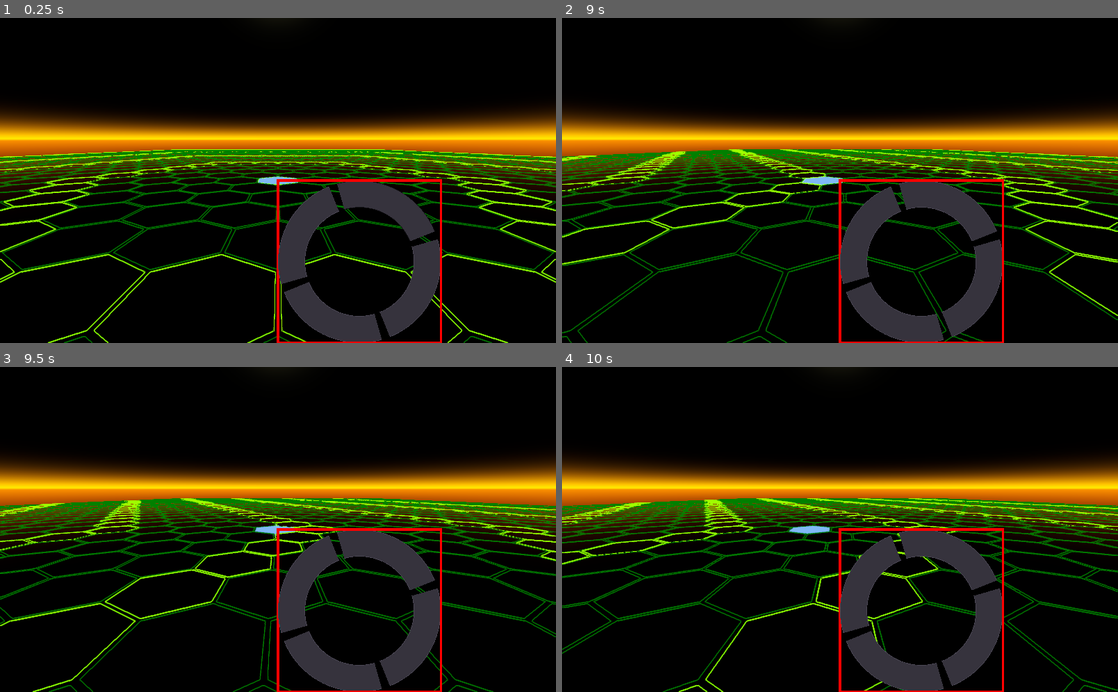
Above: before the commit, frames 1-4 (two rows, left to right).
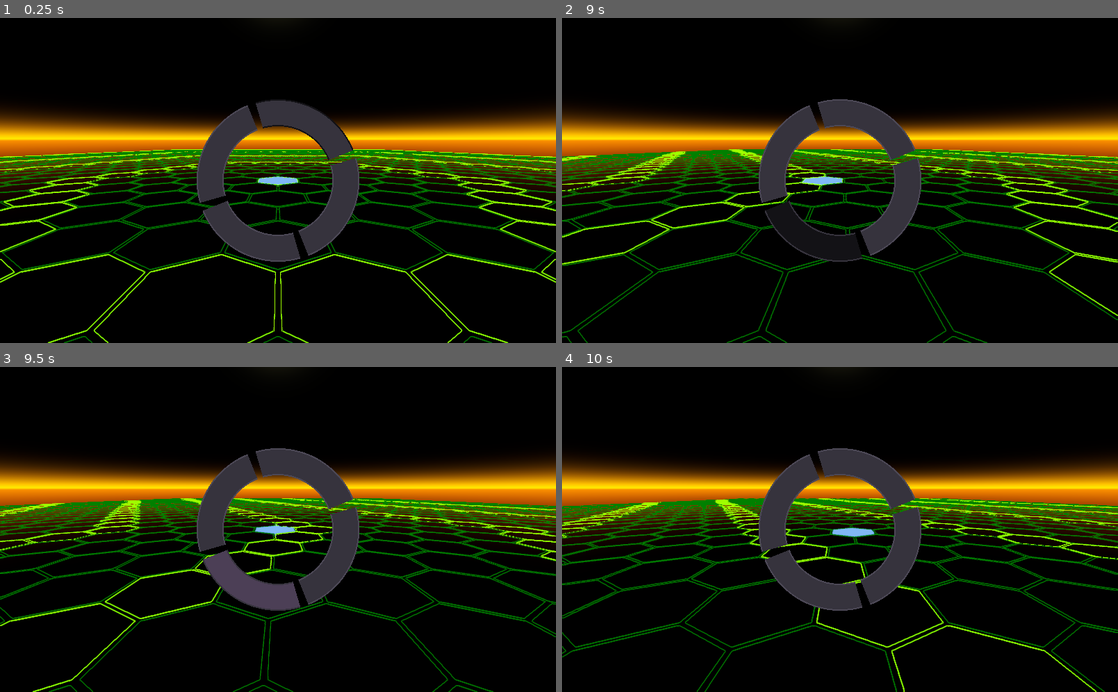
Above: after the commit, the same moments.

Repository: ObsidianBlk/Twin-Sticky
Game: Godot game, scene res://ArenaEditor/ArenaEditor.tscn
Same seed, same stepped clock (60 frames per second), same inputs: the game is played once before the commit and once after it. This scene is started directly instead of the project's main scene.
Inputs (mouse positions are in pixels of both pictures, inside the frame that each line leads up to):
- Up to frame 1 (0.25 s): no input
- Up to frame 2 (9 s): tap Enter at 0.5 s; hold D (booster_right) 0.53-1.28 s; hold Middle mouse button (orbit_enable) 0.53-1.28 s; click (840, 180) at 0.67 s; tap Space (booster_jump) at 0.77, 1.52, 3.02, 3.77, 4.52, 6.02, 6.77, 7.52 s; move the mouse to (923, 261) at 1.27 s; hold S (booster_backward) 1.28-2.03 s; tap ` (terminal) at 1.35, 4.35, 7.35 s; click (923, 261) at 1.42 s; hold D (booster_right) 2.03-2.78 s; hold , (zoom_in) 2.03-2.78 s; click (923, 261) at 2.17 s; hold W (booster_forward) 2.78-3.53 s; tap . (zoom_out) at 2.85, 5.85, 8.85 s; click (923, 261) at 2.92 s; hold Middle mouse button (orbit_enable) 3.53-4.28 s; hold A (booster_left) 3.53-5.03 s; click (923, 261) at 3.67 s; move the mouse to (673, 131) at 4.27 s; click (673, 131) at 4.42 s; move the mouse to (867, 180) at 5.02 s; hold S (booster_backward) 5.03-5.78 s; hold , (zoom_in) 5.03-5.78 s; click (867, 180) at 5.17 s; move the mouse to (756, 99) at 5.77 s; hold D (booster_right) 5.78-6.53 s; click (756, 99) at 5.92 s; move the mouse to (962, 164) at 6.52 s; hold W (booster_forward) 6.53-7.28 s; hold Middle mouse button (orbit_enable) 6.53-7.28 s; click (962, 164) at 6.67 s; move the mouse to (728, 196) at 7.27 s; hold D (booster_right) 7.28-8.03 s; click (728, 196) at 7.42 s; move the mouse to (895, 109) at 8.02 s; hold S (booster_backward) 8.03-8.78 s; hold , (zoom_in) 8.03-8.78 s; click (895, 109) at 8.17 s; move the mouse to (812, 245) at 8.77 s; hold A (booster_left) from 8.78 s (still down); click (812, 245) at 8.92 s
- Up to frame 3 (9.5 s): keep holding A (booster_left); tap Space (booster_jump) at 9.02 s
- Up to frame 4 (10 s): move the mouse to (1006, 578) at 9.52 s; release A (booster_left) at 9.53 s; hold W (booster_forward) from 9.53 s (still down); hold Middle mouse button (orbit_enable) from 9.53 s (still down); click (1006, 578) at 9.67 s; tap Space (booster_jump) at 9.77 s

The runs differ from the first frame. In frame 1, 11% of the frame differs, in the area x 35-80%, y 25-100%; in frame 2, 10%; in frame 3, 11%; in frame 4, 24%, in the area x 0-100%, y 25-100%.

Commit message:
Cleaned RadialMenu placement of RadialButtons. Fixed the Arc.shader use of trim_width.

Diff:
--- a/Shaders/Arc.shader
+++ b/Shaders/Arc.shader
@@ -66,20 +66,19 @@
 	float angle = GetAngleBetween(vec2(1,0), normalize(UV - origin));
 	float _irad = (radius_inner / base_size) * 0.5;
 	float _orad = (radius_outer / base_size) * 0.5;
-	float _tw = (trim_width / base_size) * 0.5;
+	//float _tw = (trim_width / base_size) * 0.5;
+	float _tw = ((_orad - _irad) * 0.5) * trim_width;
 	float dist = distance(UV, origin);
 	if (IsAngleWithinArc(angle)){
-		if (dist <= _orad){
-			if (dist >= _irad){
-				if ((dist <= _orad && dist >= _orad - _tw) || (dist >= _irad && dist <= _irad + _tw)){
-					color = color_trim;
+		if (dist <= _orad && dist >= _irad){
+			if ((dist <= _orad && dist >= _orad - _tw) || (dist >= _irad && dist <= _irad + _tw)){
+				color = color_trim;
+			} else {
+				vec4 icolor = IconColor(UV);
+				if (icolor.a <= 0.0){
+					color = color_body;
 				} else {
-					vec4 icolor = IconColor(UV);
-					if (icolor.a <= 0.0){
-						color = color_body;
-					} else {
-						color = vec4(mix(color_body.rgb, icolor.rgb, icolor.a), 1);
-					}
+					color = vec4(mix(color_body.rgb, icolor.rgb, icolor.a), 1);
 				}
 			}
 		}
--- a/UI/RadialButton/RadialButton.gd
+++ b/UI/RadialButton/RadialButton.gd
@@ -36,7 +36,7 @@
 var _arc_end_degree : float = 45.0
 var _arc_offset_degree : float = 0.0
 var _inner_radius : float = 0.25
-var _trim_width : float = 1.0
+var _trim_width : float = 0.1
 var _pressed : bool = false
 var _override_colors : Dictionary = {
 	"normal" : null,
@@ -128,12 +128,6 @@
 func _gui_input(event : InputEvent) -> void:
 	if _ProcessGUIInput(event):
 		accept_event()
-
-func _draw() -> void:
-	draw_rect(Rect2(0.0, 0.0, rect_size.x, rect_size.y), Color.red, false, 4.0)
-
-func _process(delta):
-	update()
 
 func _get(property : String):
 	match property:
@@ -386,13 +380,15 @@
 		_UpdateShaderColors()
 
 func _ProcessGUIInput(event : InputEvent, processed : bool = false, notify_immediate : bool = false) -> bool:
+	if event is InputEventMouseMotion:
+		_last_mouse_pos = event.position
+
 	if processed:
 		_UpdateMouseOut()
 		return processed
 
 	if event is InputEventMouseMotion:
 		if _MousePositionOver(event.position):
-			_last_mouse_pos = event.position
 			if _btn_state != BUTTON_STATE.Pressed and _btn_state != BUTTON_STATE.Hover:
 				_btn_state = BUTTON_STATE.Hover
 				_UpdateShaderColors()
--- a/UI/RadialButton/RadialButton.tscn
+++ b/UI/RadialButton/RadialButton.tscn
@@ -10,7 +10,7 @@
 shader_param/use_icon = false
 shader_param/color_body = Color( 0.215686, 0.203922, 0.243137, 1 )
 shader_param/color_trim = Color( 0.301961, 0.286275, 0.341176, 1 )
-shader_param/trim_width = 1.0
+shader_param/trim_width = 0.1
 shader_param/angle_start = 0.0
 shader_param/angle_end = 45.0
 shader_param/angle_offset = 0.0
@@ -28,7 +28,7 @@
 arc_end_degree = 45.0
 arc_offset_degree = 0.0
 inner_radius = 0.25
-trim_width = 1.0
+trim_width = 0.1
 pressed = false
 
 [node name="ColorRect" type="ColorRect" parent="."]
--- a/UI/RadialMenu/RadialMenu.gd
+++ b/UI/RadialMenu/RadialMenu.gd
@@ -128,7 +128,7 @@
 	var cpos : Vector2 = (rect_size * _relative_coords) #+ Vector2(outer_radius, outer_radius)
 	for child in get_children():
 		if child is RadialButton:
-			child.rect_position = cpos
+			child.rect_position = cpos - Vector2(outer_radius, outer_radius)
 
 func _GetFocusedChild() -> RadialButton:
 	for child in get_children():
@@ -162,7 +162,7 @@
 
 func popup_centered(size : Vector2 = Vector2.ZERO) -> void:
 	.popup_centered(Vector2.ZERO)
-	_relative_coords = Vector2(0.5, 0.5)
+	_relative_coords = Vector2.ONE * 0.5
 	_AdjustRadialButtonPosition()
 
 func add_radial_button(btn_name : float) -> void:
